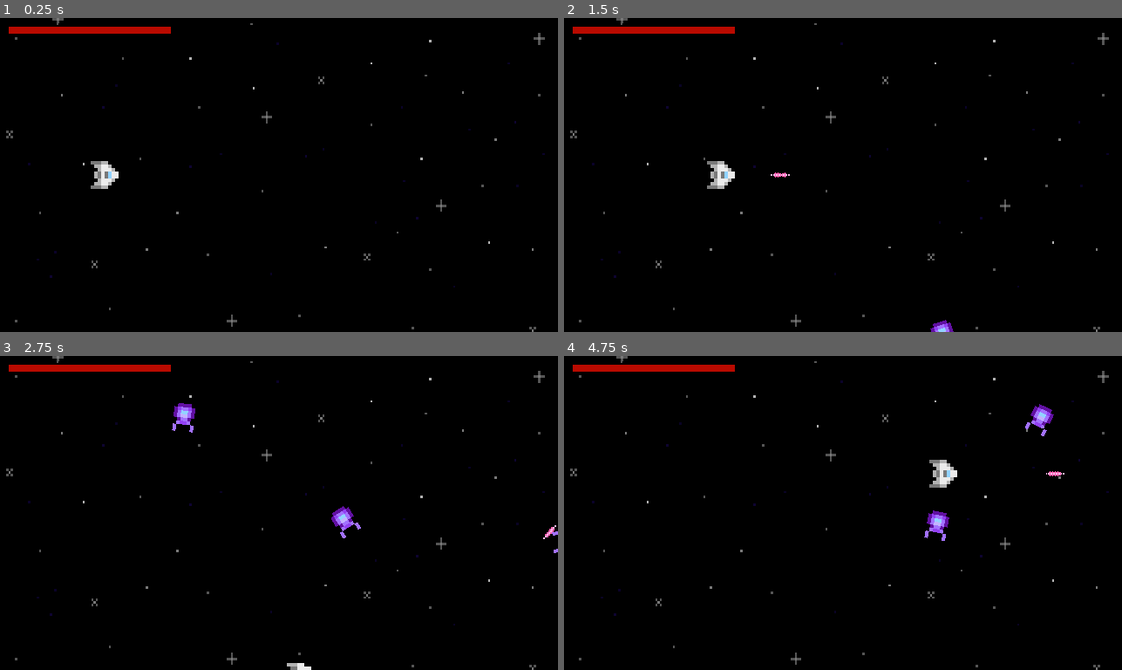
Above: before the commit, frames 1-4 (two rows, left to right).
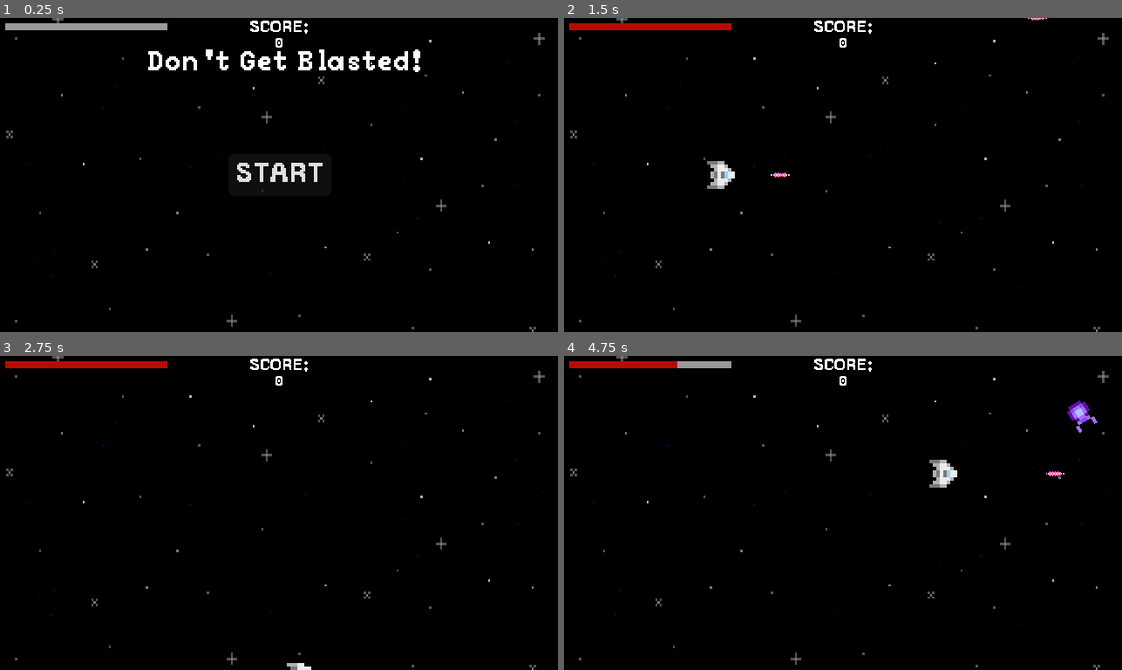
Above: after the commit, the same moments.

Repository: EwBax/dont-get-blasted
Game: Godot game, scene res://Scenes/main.tscn
Same seed, same stepped clock (60 frames per second), same inputs: the game is played once before the commit and once after it.
Inputs (mouse positions are in pixels of both pictures, inside the frame that each line leads up to):
- Up to frame 1 (0.25 s): no input
- Up to frame 2 (1.5 s): click (843, 175) at 0.5 s, where only the run after the commit has a clickable "START"; move the mouse to (965, 159) at 1.27 s; press the mouse at (965, 159) at 1.28 s; hold D (move_right) from 1.28 s (still down)
- Up to frame 3 (2.75 s): move the mouse to (167, 528) at 2.02 s; release D (move_right) at 2.03 s; release the mouse at (167, 528) at 2.03 s; hold S (move_down) from 2.03 s (still down); click (167, 528) at 2.1 s
- Up to frame 4 (4.75 s): move the mouse to (898, 443) at 2.77 s; release S (move_down) at 2.78 s; press the mouse at (898, 443) at 2.78 s; hold D (move_right) 2.78-3.53 s; move the mouse to (815, 575) at 3.52 s; release the mouse at (815, 575) at 3.53 s; hold W (move_up) 3.53-4.28 s; click (815, 575) at 3.6 s; move the mouse to (1010, 560) at 4.27 s; press the mouse at (1010, 560) at 4.28 s; hold A (move_left) from 4.28 s (still down)

The runs differ from the first frame. In frame 1, 3.1% of the frame differs, in the area x 0-76%, y 0-56%; in frame 2, 1.0%; in frame 3, 1.4%; in frame 4, 1.7%.

Commit message:
Menu added

Diff:
--- a/Scenes/asteroid.tscn
+++ b/Scenes/asteroid.tscn
@@ -25,6 +25,8 @@
 [node name="Asteroid" type="RigidBody2D"]
 collision_mask = 2
 gravity_scale = 0.0
+max_contacts_reported = 1
+contact_monitor = true
 script = ExtResource("1_liw46")
 
 [node name="AnimatedSprite2D" type="AnimatedSprite2D" parent="."]
@@ -36,4 +38,5 @@
 
 [node name="VisibleOnScreenNotifier2D" type="VisibleOnScreenNotifier2D" parent="."]
 
+[connection signal="body_entered" from="." to="." method="_on_body_entered"]
 [connection signal="screen_exited" from="VisibleOnScreenNotifier2D" to="." method="_on_visible_on_screen_notifier_2d_screen_exited"]
--- /dev/null
+++ b/Scenes/hud.tscn
@@ -0,0 +1,85 @@
+[gd_scene load_steps=5 format=3 uid="uid://bbe8ttq8fb63r"]
+
+[ext_resource type="Script" path="res://Scripts/hud.gd" id="1_kdwah"]
+[ext_resource type="FontFile" uid="uid://dveg8nmxpx3sd" path="res://Fonts/PeaberryBase.ttf" id="2_7280l"]
+
+[sub_resource type="StyleBoxFlat" id="StyleBoxFlat_godla"]
+border_color = Color(0.952941, 0.686275, 0, 0)
+
+[sub_resource type="StyleBoxFlat" id="StyleBoxFlat_ib2xm"]
+bg_color = Color(0.72549, 0.0392157, 0, 1)
+border_color = Color(0, 0, 0, 0)
+
+[node name="HUD" type="CanvasLayer"]
+script = ExtResource("1_kdwah")
+
+[node name="HealthBar" type="ProgressBar" parent="."]
+offset_left = 2.5
+offset_top = 2.5
+offset_right = 95.5
+offset_bottom = 6.5
+size_flags_horizontal = 0
+theme_override_styles/background = SubResource("StyleBoxFlat_godla")
+theme_override_styles/fill = SubResource("StyleBoxFlat_ib2xm")
+max_value = 3.0
+step = 1.0
+show_percentage = false
+
+[node name="ScoreLabel" type="Label" parent="."]
+anchors_preset = 5
+anchor_left = 0.5
+anchor_right = 0.5
+offset_left = -17.0
+offset_top = 1.0
+offset_right = 40.0
+offset_bottom = 17.0
+grow_horizontal = 2
+scale = Vector2(0.6, 0.6)
+size_flags_vertical = 0
+theme_override_fonts/font = ExtResource("2_7280l")
+theme_override_font_sizes/font_size = 0
+text = "SCORE:"
+horizontal_alignment = 1
+vertical_alignment = 1
+uppercase = true
+
+[node name="Score" type="Label" parent="."]
+anchors_preset = -1
+anchor_left = 0.484
+anchor_right = 0.5
+anchor_bottom = 0.064
+offset_left = -154.88
+offset_top = 11.0
+offset_right = 480.0
+offset_bottom = 15.48
+grow_horizontal = 2
+scale = Vector2(0.5, 0.5)
+theme_override_fonts/font = ExtResource("2_7280l")
+text = "0
+"
+horizontal_alignment = 1
+vertical_alignment = 1
+
+[node name="Message" type="Label" parent="."]
+anchors_preset = 8
+anchor_left = 0.5
+anchor_top = 0.5
+anchor_right = 0.5
+anchor_bottom = 0.5
+offset_left = -160.0
+offset_top = -32.0
+offset_right = 53.0
+offset_bottom = 5.0
+grow_horizontal = 2
+grow_vertical = 2
+scale = Vector2(1.5, 1.5)
+theme_override_fonts/font = ExtResource("2_7280l")
+horizontal_alignment = 1
+vertical_alignment = 1
+autowrap_mode = 2
+
+[node name="MessageTimer" type="Timer" parent="."]
+wait_time = 2.0
+one_shot = true
+
+[connection signal="timeout" from="MessageTimer" to="." method="_on_message_timer_timeout"]
--- a/Scenes/laser_bolt.tscn
+++ b/Scenes/laser_bolt.tscn
@@ -10,6 +10,8 @@
 [node name="LaserBolt" type="RigidBody2D"]
 collision_layer = 2
 gravity_scale = 0.0
+max_contacts_reported = 1
+contact_monitor = true
 script = ExtResource("1_l6ryi")
 
 [node name="Sprite2D" type="Sprite2D" parent="."]
@@ -24,4 +26,5 @@
 rotation = 1.5708
 shape = SubResource("CapsuleShape2D_lkb0x")
 
+[connection signal="body_entered" from="." to="." method="_on_body_entered"]
 [connection signal="screen_exited" from="VisibleOnScreenNotifier2D" to="." method="on_screen_exited"]
--- a/Scenes/main.tscn
+++ b/Scenes/main.tscn
@@ -1,9 +1,11 @@
-[gd_scene load_steps=7 format=3 uid="uid://uqx0lbd1tol0"]
+[gd_scene load_steps=9 format=3 uid="uid://uqx0lbd1tol0"]
 
 [ext_resource type="Script" path="res://Scripts/main.gd" id="1_loid2"]
 [ext_resource type="PackedScene" uid="uid://cjqi4mmoyjotj" path="res://Scenes/player.tscn" id="1_upeko"]
 [ext_resource type="PackedScene" uid="uid://cjab500uch653" path="res://Scenes/asteroid.tscn" id="2_hi5e8"]
 [ext_resource type="Texture2D" uid="uid://b3ovctoeid0y3" path="res://Art/SpaceShooterAssetPack_BackGrounds.png" id="2_x3lo2"]
+[ext_resource type="PackedScene" uid="uid://bbe8ttq8fb63r" path="res://Scenes/hud.tscn" id="4_6dph7"]
+[ext_resource type="PackedScene" uid="uid://yi1se5lsk0wk" path="res://Scenes/menu.tscn" id="4_o4klt"]
 [ext_resource type="PackedScene" uid="uid://1t8wqnhxx8sf" path="res://Scenes/laser_bolt.tscn" id="5_10j4g"]
 
 [sub_resource type="Curve2D" id="Curve2D_qivxg"]
@@ -32,6 +34,10 @@
 
 [node name="ScoreTimer" type="Timer" parent="."]
 
+[node name="Menu" parent="." instance=ExtResource("4_o4klt")]
+
+[node name="HUD" parent="." instance=ExtResource("4_6dph7")]
+
 [node name="Player" parent="." instance=ExtResource("1_upeko")]
 laser_bolt_scene = ExtResource("5_10j4g")
 
@@ -46,3 +52,6 @@
 position = Vector2(60, 90)
 
 [connection signal="timeout" from="AsteroidTimer" to="." method="_on_asteroid_timer_timeout"]
+[connection signal="timeout" from="StartTimer" to="." method="_on_start_timer_timeout"]
+[connection signal="start_game" from="Menu" to="." method="new_game"]
+[connection signal="hp_updated" from="Player" to="." method="_on_player_hp_updated"]
--- /dev/null
+++ b/Scenes/menu.tscn
@@ -0,0 +1,37 @@
+[gd_scene load_steps=3 format=3 uid="uid://yi1se5lsk0wk"]
+
+[ext_resource type="Script" path="res://Scripts/menu.gd" id="1_mm3ra"]
+[ext_resource type="FontFile" uid="uid://dveg8nmxpx3sd" path="res://Fonts/PeaberryBase.ttf" id="1_vwcum"]
+
+[node name="Menu" type="CanvasLayer"]
+script = ExtResource("1_mm3ra")
+
+[node name="Title" type="Label" parent="."]
+anchors_preset = 5
+anchor_left = 0.5
+anchor_right = 0.5
+offset_left = -76.0
+offset_top = 18.0
+offset_right = 82.0
+offset_bottom = 34.0
+grow_horizontal = 2
+theme_override_fonts/font = ExtResource("1_vwcum")
+text = "Don't Get Blasted!"
+
+[node name="StartButton" type="Button" parent="."]
+anchors_preset = 8
+anchor_left = 0.5
+anchor_top = 0.5
+anchor_right = 0.5
+anchor_bottom = 0.5
+offset_left = -29.5
+offset_top = -12.0
+offset_right = 29.5
+offset_bottom = 12.0
+grow_horizontal = 2
+grow_vertical = 2
+theme_override_fonts/font = ExtResource("1_vwcum")
+text = "START"
+metadata/_edit_group_ = true
+
+[connection signal="pressed" from="StartButton" to="." method="_on_start_button_pressed"]
--- a/Scenes/player.tscn
+++ b/Scenes/player.tscn
@@ -42,13 +42,6 @@
 "speed": 1.0
 }]
 
-[sub_resource type="StyleBoxFlat" id="StyleBoxFlat_croh3"]
-border_color = Color(0.952941, 0.686275, 0, 0)
-
-[sub_resource type="StyleBoxFlat" id="StyleBoxFlat_wktna"]
-bg_color = Color(0.72549, 0.0392157, 0, 1)
-border_color = Color(0, 0, 0, 0)
-
 [node name="Player" type="Area2D"]
 collision_layer = 2
 script = ExtResource("1_15aep")
@@ -65,19 +58,6 @@
 position = Vector2(4.17233e-07, 4.17233e-07)
 polygon = PackedVector2Array(-8, -8, 2, -8, 8, -2, 8, 2, 2, 8, -8, 8)
 
-[node name="HUD" type="CanvasLayer" parent="."]
-
-[node name="HealthBar" type="ProgressBar" parent="HUD"]
-offset_left = 5.0
-offset_top = 5.0
-offset_right = 98.0
-offset_bottom = 9.0
-theme_override_styles/background = SubResource("StyleBoxFlat_croh3")
-theme_override_styles/fill = SubResource("StyleBoxFlat_wktna")
-max_value = 3.0
-step = 1.0
-show_percentage = false
-
 [node name="ProjectileFirePosition" type="Node2D" parent="."]
 position = Vector2(12, 0)
 
--- a/Scripts/asteroid.gd
+++ b/Scripts/asteroid.gd
@@ -1,6 +1,17 @@
 extends RigidBody2D
+
+var point_value = 5
 
 
 # making asteroid disappear when it goes off screen
 func _on_visible_on_screen_notifier_2d_screen_exited():
 	queue_free()
+
+
+func _on_body_entered(body):
+	destroy()
+
+
+func destroy():
+	hide()
+	queue_free()
--- /dev/null
+++ b/Scripts/hud.gd
@@ -0,0 +1,18 @@
+extends CanvasLayer
+
+
+func update_health_bar(hit_points):
+	$HealthBar.value = hit_points
+
+
+func update_score(score):
+	$Score.text = str(score)
+
+
+func show_message(message):
+	$Message.text = message
+	$MessageTimer.start()
+
+
+func _on_message_timer_timeout():
+	$Message.text = ""
--- a/Scripts/laser_bolt.gd
+++ b/Scripts/laser_bolt.gd
@@ -3,3 +3,8 @@
 
 func on_screen_exited():
 	queue_free()
+
+
+func _on_body_entered(body):
+	hide()
+	queue_free()
--- a/Scripts/main.gd
+++ b/Scripts/main.gd
@@ -3,11 +3,6 @@
 
 @export var asteroid_scene: PackedScene
 var score
-
-func _ready():
-	$AsteroidTimer.start()
-	$Player.position = $PlayerStartLocation.position
-
 
 # spawns a new asteroid on timeout
 func _on_asteroid_timer_timeout():
@@ -34,3 +29,19 @@
 
 	# spawning the asteroid
 	add_child(asteroid)
+
+
+func _on_player_hp_updated(hit_points):
+	$HUD.update_health_bar(hit_points)
+
+
+func new_game():
+	score = 0
+	$HUD.update_score(score)
+	$HUD.update_health_bar($Player.hit_points)
+	$Player.start($PlayerStartLocation.position)
+	$StartTimer.start()
+
+
+func _on_start_timer_timeout():
+	$AsteroidTimer.start()
--- /dev/null
+++ b/Scripts/menu.gd
@@ -0,0 +1,9 @@
+extends CanvasLayer
+
+signal start_game
+
+
+func _on_start_button_pressed():
+	start_game.emit()
+	$StartButton.hide()
+	$Title.hide()
--- a/Scripts/player.gd
+++ b/Scripts/player.gd
@@ -1,25 +1,29 @@
 extends Area2D
 
 signal hit()
+signal game_over()
+signal hp_updated(hit_points)
 
 @export var laser_bolt_scene : PackedScene
 @export var speed = 200
 @export var laser_speed = 300
-@export var hit_points = 3
+@export var hit_point_maximum = 3
+var hit_points = hit_point_maximum
 var screen_size
 
 
 func _ready():
 	# getting the screen size for player bounds
 	screen_size = get_viewport_rect().size
-	$AnimatedSprite2D.play("fly")
-	$HUD/HealthBar.value = hit_points
+	hide()
 
 
 func start(pos):
+	$AnimatedSprite2D.play("fly")
+	hp_updated.emit(hit_points)
 	position = pos
 	show()
-	$CollisionShape2D.disabled = false
+	$CollisionPolygon2D.disabled = false
 
 
 func _process(delta):
@@ -56,15 +60,18 @@
 
 # player hit by enemy or object
 func _on_body_entered(body):
+
+	if body.has_method("destroy"):
+		body.destroy()
+
 	hit_points -= 1
-	$HUD/HealthBar.value = hit_points
+	hit.emit()
+	hp_updated.emit(hit_points)
 	if hit_points <= 0:
-		# game over logic
-		pass
-		# hide()
-		# Must be deferred as we can't change physics properties on a physics callback.
-		# $CollisionShape2D.set_deferred("disabled", true)
-	hit.emit()
+		game_over.emit()
+		hide()
+		#Must be deferred as we can't change physics properties on a physics callback.
+		$CollisionPolygon2D.set_deferred("disabled", true)
 
 
 func fire_laser():
Binary file added: Fonts/PeaberryBase.ttf
Not shown, added: Fonts/PeaberryBase.ttf.import
Not shown: 1 places in Scenes/player.tscn that only renumber resources
